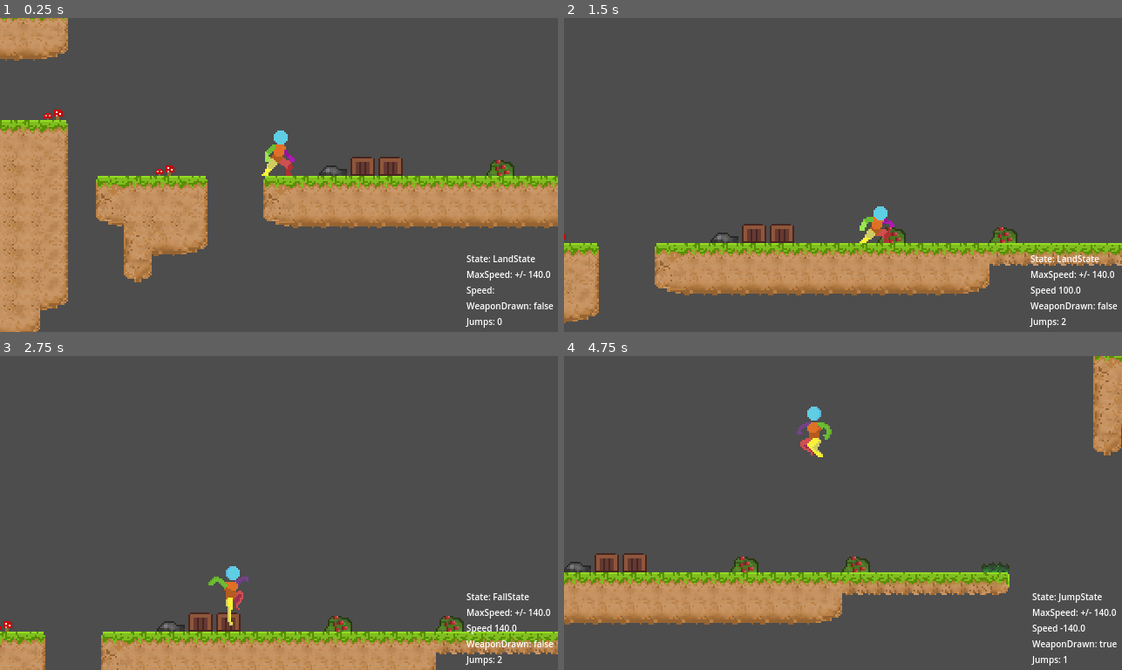
Above: before the commit, frames 1-4 (two rows, left to right).
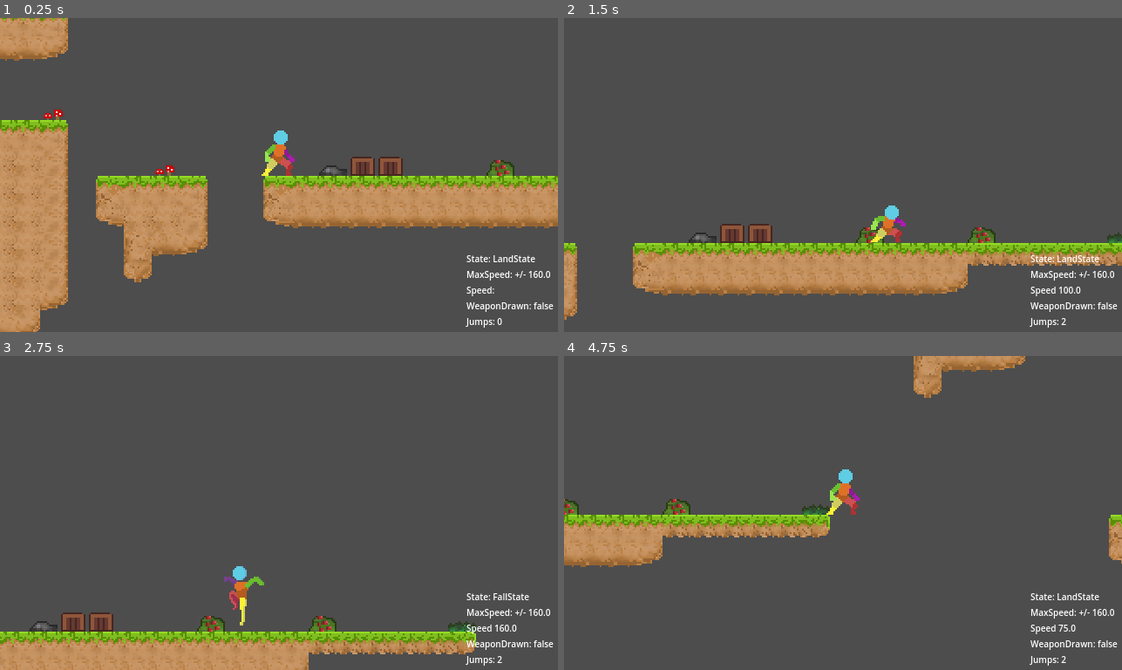
Above: after the commit, the same moments.

Repository: deanblackborough/godot-platformer
Game: Godot game, scene res://Scenes/Game.tscn
Two runs of this game, one before a commit and one after it. Both use one fixed random seed, a clock stepped at 60 frames per second and the inputs below.
Inputs:
- Up to frame 1 (0.25 s): no input
- Up to frame 2 (1.5 s): hold D (moveRight) from 0.53 s (still down); tap Space (jump) at 0.6, 0.77, 1.07 s; tap G (toggleWeapon) at 1.35 s
- Up to frame 3 (2.75 s): tap Space (jump) at 1.52, 1.55, 1.82, 2.1 s; release D (moveRight) at 2.03 s; hold A (moveLeft) from 2.03 s (still down)
- Up to frame 4 (4.75 s): release A (moveLeft) at 2.78 s; hold D (moveRight) 2.78-4.28 s; tap G (toggleWeapon) at 2.85, 4.35 s; tap Space (jump) at 3.02, 3.05, 3.32, 3.6, 3.77, 4.07, 4.52, 4.55 s; hold A (moveLeft) from 4.28 s (still down)

The runs differ from the first frame. In frame 1, less than 0.1% of the frame differs, in the area x 95-97%, y 80-83%; in frame 2, 7.5%; in frame 3, 8.3%; in frame 4, 21%, in the area x 0-100%, y 0-99%.

Commit message:
Sorting out issues

Diff:
--- a/Scripts/Player/Player.gd
+++ b/Scripts/Player/Player.gd
@@ -9,9 +9,11 @@
 @export var world_terminal_velocity: float = 500
 
 @export_group("Player Movement")
-@export var max_speed: float = 140.0
+@export var max_speed: float = 160.0
 @export var ground_acceleration: int = 1500
-@export var ground_deacceleration: int = 1500
+@export var ground_deacceleration: int = 2000
+@export var air_acceleration: int = 800
+@export var air_deacceleration: int = 1000
 
 @export_group("Player Jumping")
 @export var jump_force: float = -500
@@ -49,7 +51,7 @@
 func _physics_process(delta: float):
 
 	if not is_on_floor():
-		velocity.y = min(velocity.y + world_gravity * delta, world_terminal_velocity)
+		velocity.y = clamp(velocity.y + world_gravity * delta, -INF, world_terminal_velocity)
 
 	state_machine.physics_update(delta)
 	move_and_slide()
@@ -70,3 +72,6 @@
 		state_machine.change_state("JumpState")
 		jumps += 1
 		return
+
+func apply_group_acceleration():
+	pass
--- a/Scripts/Player/States/FallState.gd
+++ b/Scripts/Player/States/FallState.gd
@@ -17,10 +17,18 @@
 
 	fall_time += _delta;
 
+	var direction = Input.get_axis("moveLeft", "moveRight")
+
+	if direction < 0.0:
+		player.sprite.flip_h = true
+	else:
+		player.sprite.flip_h = false
+
 func physics_update(_delta):
 
 	var direction = Input.get_axis("moveLeft", "moveRight")
-	player.velocity.x = player.max_speed * direction
+	var target_speed = player.max_speed * direction
+	player.velocity.x = move_toward(player.velocity.x, target_speed, player.air_acceleration * _delta)
 
 	if Input.is_action_just_pressed("jump") and player.can_jump():
 		player.try_to_jump()
--- a/Scripts/Player/States/HardLandState.gd
+++ b/Scripts/Player/States/HardLandState.gd
@@ -4,24 +4,24 @@
 
 class_name HardLandState
 
-var timer
+var timer: SceneTreeTimer
 
 func enter(_player):
 	super.enter(_player)
 
 	player.play_animation("hard-land")
-
 	timer = get_tree().create_timer(player.hard_land_run_time)
+	timer.timeout.connect(_end, CONNECT_ONE_SHOT)
 
 func process_update(_delta):
-
-	await timer.timeout
-
-	if player.is_on_floor():
-		player.jumps = 0;
-
-	player.state_machine.change_state("IdleState")
+	pass
 
 func physics_update(_delta):
 
-	player.velocity = Vector2.ZERO
+	player.velocity.y = 0.0
+	player.velocity.x = move_toward(player.velocity.x, 0.0, player.ground_deacceleration * _delta)
+
+func _end():
+	if player.is_on_floor():
+		player.jumps = 0
+		player.state_machine.change_state("IdleState")
--- a/Scripts/Player/States/JumpState.gd
+++ b/Scripts/Player/States/JumpState.gd
@@ -12,7 +12,13 @@
 	player.play_animation("jump")
 
 func process_update(_delta):
-	pass
+
+	var direction = Input.get_axis("moveLeft", "moveRight")
+
+	if direction < 0.0:
+		player.sprite.flip_h = true
+	else:
+		player.sprite.flip_h = false
 
 func physics_update(_delta):
 
@@ -21,7 +27,8 @@
 		return
 
 	var direction = Input.get_axis("moveLeft", "moveRight")
-	player.velocity.x = player.max_speed * direction
+	var target_speed = player.max_speed * direction
+	player.velocity.x = move_toward(player.velocity.x, target_speed, player.air_acceleration * _delta)
 
 	# When velocity starts going downward, switch to Fall
 	if not player.is_on_floor() and player.velocity.y > 0:
--- a/Scripts/Player/States/LandState.gd
+++ b/Scripts/Player/States/LandState.gd
@@ -4,24 +4,24 @@
 
 class_name LandState
 
-var timer
+var timer: SceneTreeTimer
 
 func enter(_player):
 	super.enter(_player)
 
 	player.play_animation("land")
-
 	timer = get_tree().create_timer(player.land_run_time)
+	timer.timeout.connect(_end, CONNECT_ONE_SHOT)
 
 func process_update(_delta):
-
-	await timer.timeout
-
-	if player.is_on_floor():
-		player.jumps = 0;
-
-	player.state_machine.change_state("IdleState")
+	pass
 
 func physics_update(_delta):
 
-	player.velocity = Vector2.ZERO
+	player.velocity.y = 0.0
+	player.velocity.x = move_toward(player.velocity.x, 0.0, player.ground_deacceleration * _delta)
+
+func _end():
+	if player.is_on_floor():
+		player.jumps = 0
+		player.state_machine.change_state("IdleState")
